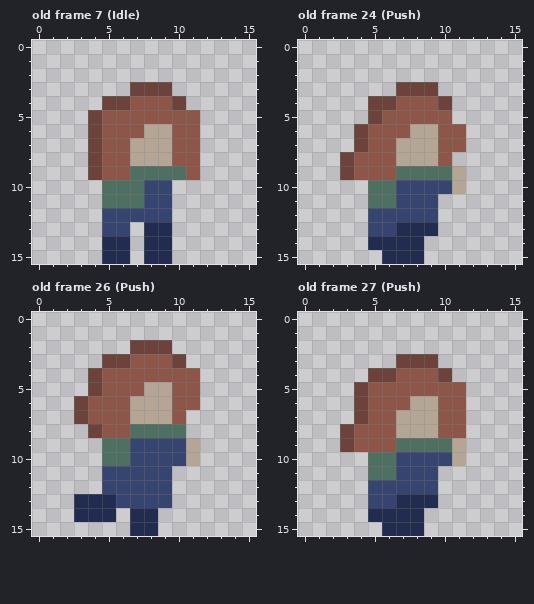
File history of a pixel-art file, Unity Project/Game Off 2025/Assets/Assets/Aseprite Files/Player.aseprite. Above: the version before the commit.
16x16 pixels, 38 frames. Shown: old frame 7 (Idle), old frame 24 (Push), old frame 26 (Push), old frame 27 (Push). The commit also changed other frames, which this record leaves out.
New version:
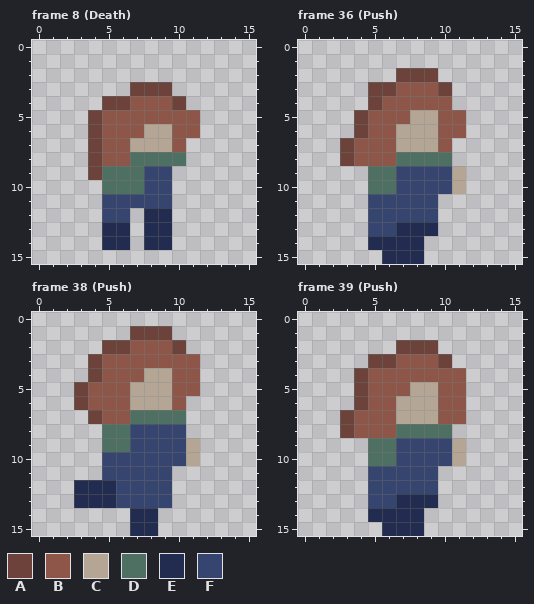
Palette (. is transparent): A #6c423a  B #8e5648  C #b5a594  D #4e7062  E #212c50  F #364470
A new or re-ordered frame is compared with the old frame closest to it.
Author's note on the commit: Added waves and player health
Diff:
frames 38 -> 51
Frame 8 (Death) is new; against old frame 7 (Idle):
y 7: x 11 B -> .
y 8: x 7..11 CCCBB -> DDDD.
y 9: x 5..6 BB -> DD; x 8..11 DDDB -> FF..
y 11: x 5..7 DDD -> FFF
y 12: x 7..9 FFF -> .EE
y 13: x 5..6 FF -> EE
y 15: x 5..6 EE -> ..; x 8..9 EE -> ..
Frame 36 (Push) against old frame 24 (Push):
y 2: x 7..9 ... -> AAA
y 3: x 5..10 ..AAA. -> AABBBA
y 4: x 6 A -> B; x 10 A -> B
y 5: x 4..5 .A -> AB; x 8..9 BB -> CC; x 11 . -> B
y 6: x 7 B -> C
y 7: x 3..4 .A -> AB; x 11 B -> .
y 8: x 7..10 CCCB -> DDDD
y 9: x 3..10 ABBBDDDD -> ..DDFFFF
y 11: x 5..6 DD -> FF
Frame 38 (Push) against old frame 26 (Push):
y 1: x 7..9 ... -> AAA
y 2: x 5..10 ..AAA. -> AABBBA
y 3: x 4..6 .AA -> ABB; x 10..11 A. -> BB
y 4: x 8..9 BB -> CC
y 5: x 3..4 .A -> AB; x 7 B -> C
y 6: x 11 B -> .
y 7: x 3..4 AB -> .A; x 7..10 CCCB -> DDDD
y 8: x 4..10 ABBDDDD -> .DDFFFF
y 10: x 5..6 DD -> FF
y 12: x 3..5 ..F -> EEE
y 14: x 3..5 EEE -> ...
Frame 39 (Push) against old frame 27 (Push):
y 2: x 7..9 ... -> AAA
y 3: x 5..10 ..AAA. -> AABBBA
y 4: x 4..6 .AA -> ABB; x 10..11 A. -> BB
y 5: x 8..9 BB -> CC
y 6: x 7 B -> C
y 7: x 3..4 .A -> AB
y 8: x 7..11 CCCBB -> DDDD.
y 9: x 3..10 ABBBDDDD -> ..DDFFFF
y 11: x 5..6 DD -> FF
Changed places in both pictures, as pixel boxes (x1, y1, x2, y2):
changed: (102, 138, 200, 264)
changed: (340, 68, 466, 208)
changed: (74, 326, 200, 522)
changed: (340, 340, 466, 480)
